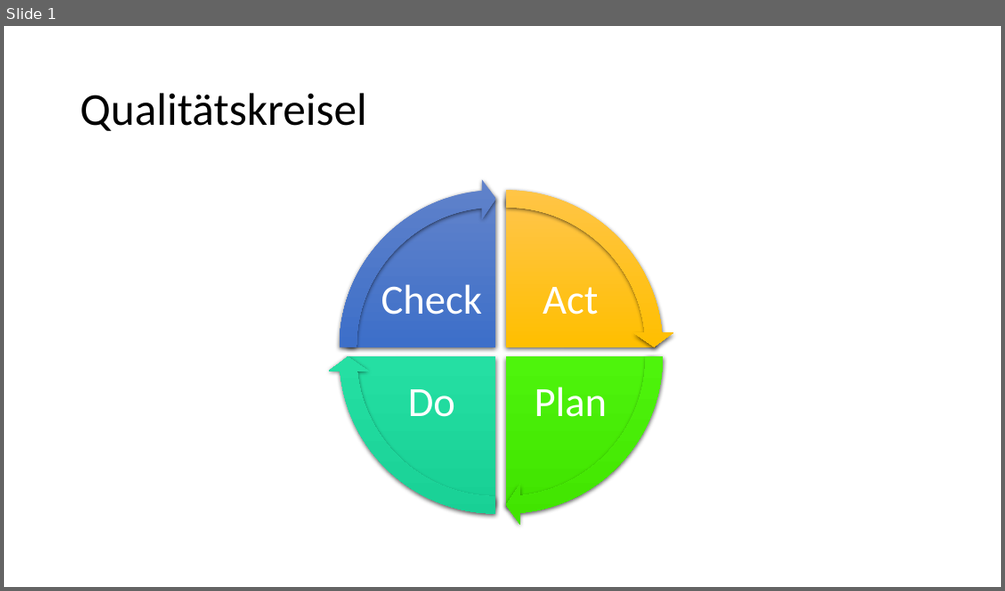
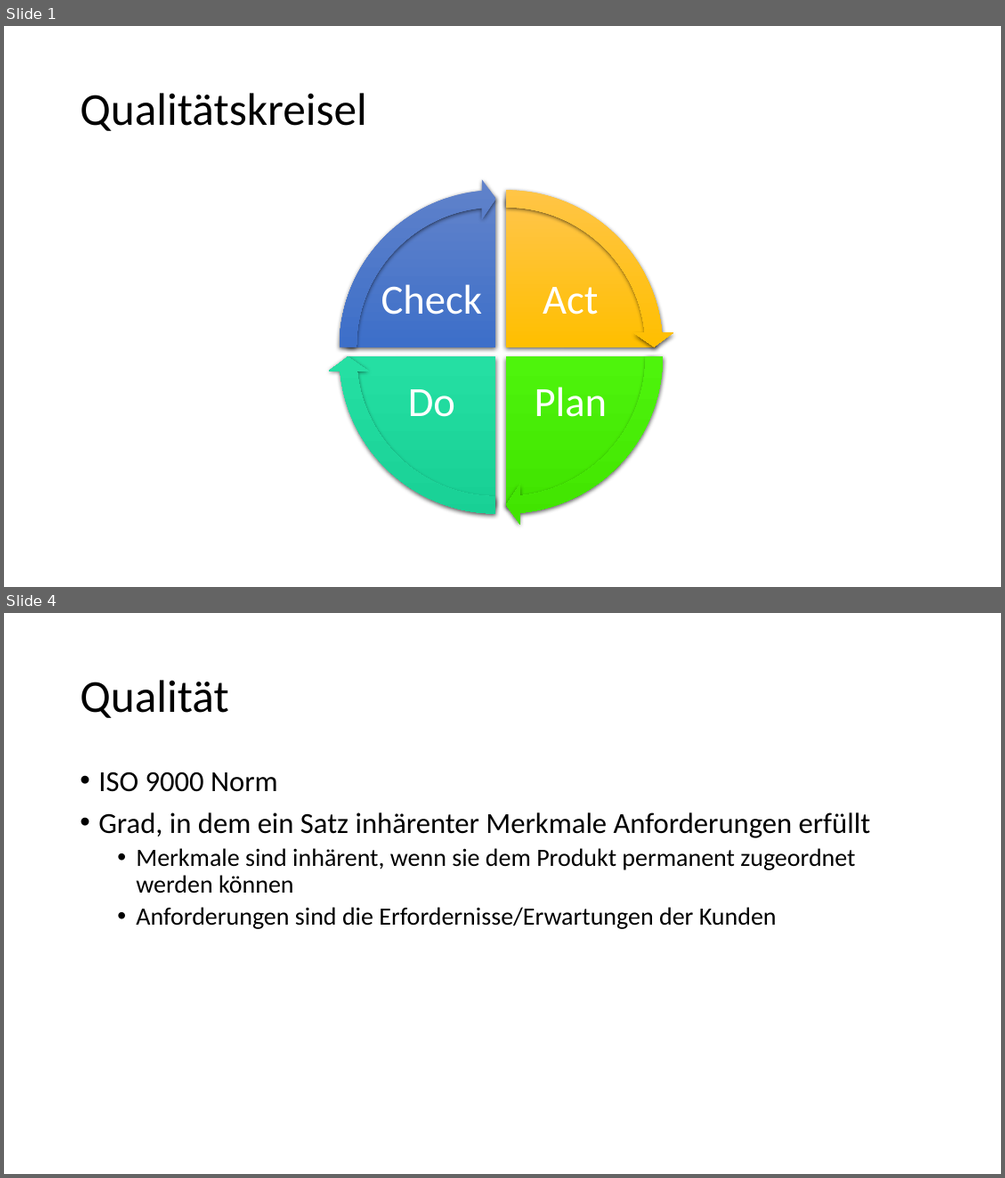
Before and after one commit to Masterarth/PM, a slide deck: documents/projectmanagement/Steuerung/Qualitätskreisel.pptx. Shown one above the other, each under a label of ours: slide 1 before the commit, slides 1 and 4 after it; the slides between them are not shown. The pictures are 1005x591 and 1005x1178 pixels, drawn with LibreOffice and Linux fonts; fonts in the diff are those of the drawing. Boxes give left, top, right and bottom in pixels: in the first picture for what was removed or moved away, otherwise in the second. Text is boxed around its words. In the diff, an @@ line names an element or a change of style, - is before the commit and + after.

```diff
--- a/documents/projectmanagement/Steuerung/Qualitätskreisel.pptx
+++ b/documents/projectmanagement/Steuerung/Qualitätskreisel.pptx
@@ slide 4 added at (4, 613, 1001, 1174), background #FFFFFF @@
@@ title added at (80, 680, 228, 718), 44 pt, text #000000 @@
+Qualität
@@ text added at (98, 771, 871, 929), 24 pt, text #000000 @@
+• ISO 9000 Norm
+• Grad, in dem ein Satz inhärenter Merkmale Anforderungen erfüllt
+  • Merkmale sind inhärent, wenn sie dem Produkt permanent zugeordnet werden können
+  • Anforderungen sind die Erfordernisse/Erwartungen der Kunden
```
Also in this commit, not shown: 12 other slides added, 9 other files.
